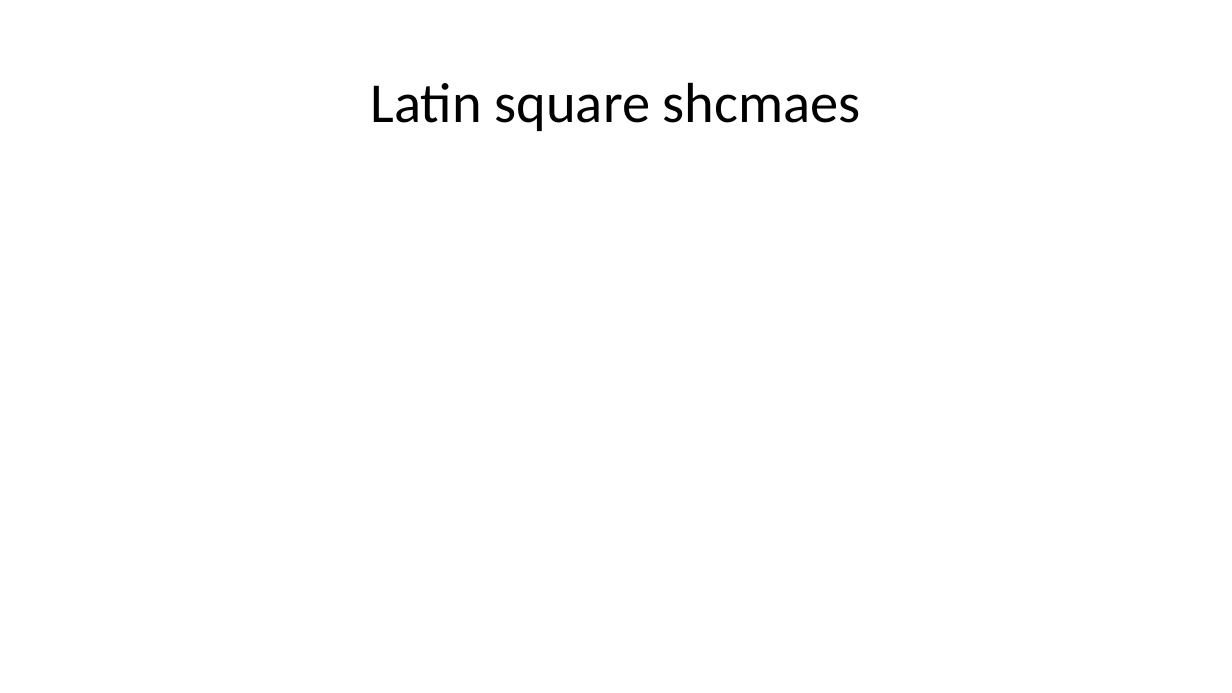
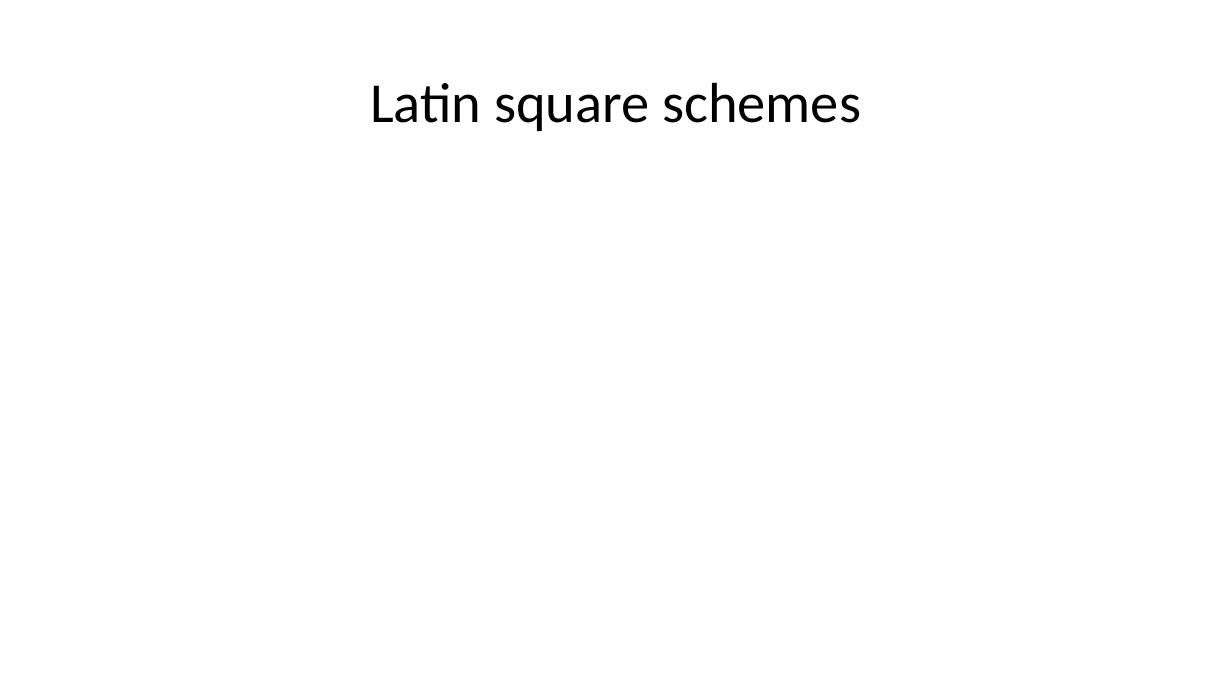
Before and after one commit to nagyandras95/Egyetem, a slide deck: slide 12 of halozatok/Load-Optimal Local Fast Rerouting for Relisient Networks.pptx. Drawn at 1232x693 pixels with LibreOffice and Linux fonts; fonts in the diff are those of the drawing; grey boxes stand for pictures. Boxes give left, top, right and bottom in pixels: in the first picture for what was removed or moved away, otherwise in the second. Text is boxed around its words. In the diff, an @@ line names an element or a change of style, - is before the commit and + after.

Commit message:
Fix typos, add some more details

```diff
--- a/halozatok/Load-Optimal Local Fast Rerouting for Relisient Networks.pptx
+++ b/halozatok/Load-Optimal Local Fast Rerouting for Relisient Networks.pptx
@@ title at (370,82,861,131): text changed @@
-Latin square shcmaes
+Latin square schemes
```
Also in this commit, not shown: 4 other slides changed, 1 slide added.
